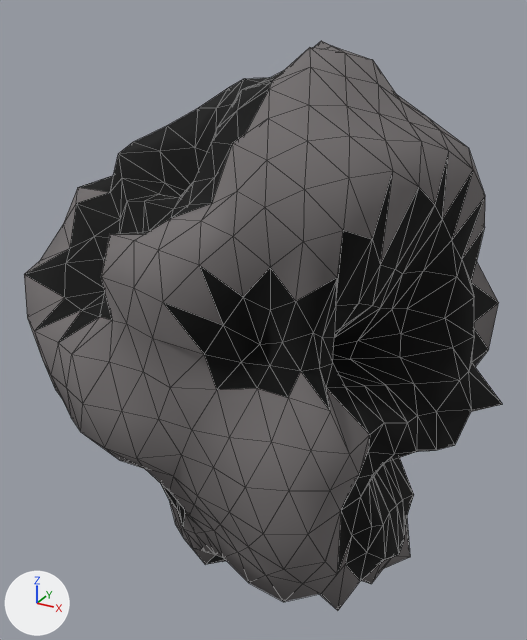
One commit to the glTF model assets/asteroids/asteroid_med_27.glb: the scene before it, then after it.
The view is the same before and after, from a 50 mm camera at (1.18, -2.24, 1.28) aimed at (-0.07, 0.04, 0.14). The axes (+X, +Y, +Z) are drawn at lower left. The lights are the same throughout. The first picture is the older version. Mesh edges are drawn as thin lines. Vertices at exactly the same position are counted once.

Script lines for the objects in view, before the commit:
```python
me_icosphere = bpy.data.meshes.new('Icosphere')
me_icosphere.from_pydata(...)  # 642 vertices, 1280 faces; spans x -0.98..0.85, y -0.62..0.61, z -1.08..1.15
# faces by material slot: [634, 646]
me_icosphere.materials.append(mat_rock_asteroid_med_27)  # grey #747070
me_icosphere.materials.append(mat_crater_asteroid_med_27)  # black #000000
ob_asteroid_med_27 = bpy.data.objects.new('asteroid_med_27', me_icosphere)
ob_asteroid_med_27.location = (0.0, 0.0, 0.0)
```
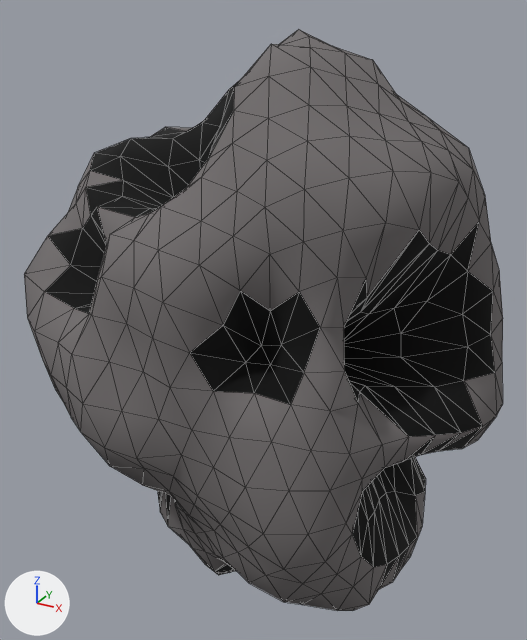
Where the change shows, as pixel boxes [x1, y1, x2, y2] in the pictures (527 x 640 px; the box of a moved part takes in the faces that stretch with it):
'asteroid_med_27', reshaped: before [24, 41, 502, 610]; after [24, 30, 503, 611]
part 1 of me_icosphere, moved or reshaped: before [24, 41, 498, 610]; after [24, 31, 495, 611]
part 2 of me_icosphere, recoloured: before [24, 42, 502, 581]; after [24, 30, 503, 604]

What changed in the scene script:
```text
Change me_icosphere:
    used by ob_asteroid_med_27; location = (0.0, 0.0, 0.0)
    remove me_icosphere.from_pydata(...)  # 642 vertices, 1280 faces; spans x -0.98..0.85, y -0.62..0.61, z -1.08..1.15
    add me_icosphere.from_pydata(...)  # 642 vertices, 1280 faces; spans x -0.98..0.85, y -0.62..0.61, z -1.08..1.19
    me_icosphere part 1: 342 of 642 vertices moved; they spanned x -0.75..0.76, y -0.51..0.52, z -0.96..1.12 and now span x -0.83..0.85, y -0.58..0.59, z -1.06..1.19; mean shift (0.01, 0.0, 0.0); largest move (0.0, 0.29, 0.39) -> (-0.01, 0.45, 0.6)
    me_icosphere part 2: 203 faces spanning x -0.9..0.85, y -0.62..0.59, z -1.08..1.19 switch from mat_crater_asteroid_med_27 (black #000000) to mat_rock_asteroid_med_27 (grey #747070)
```
